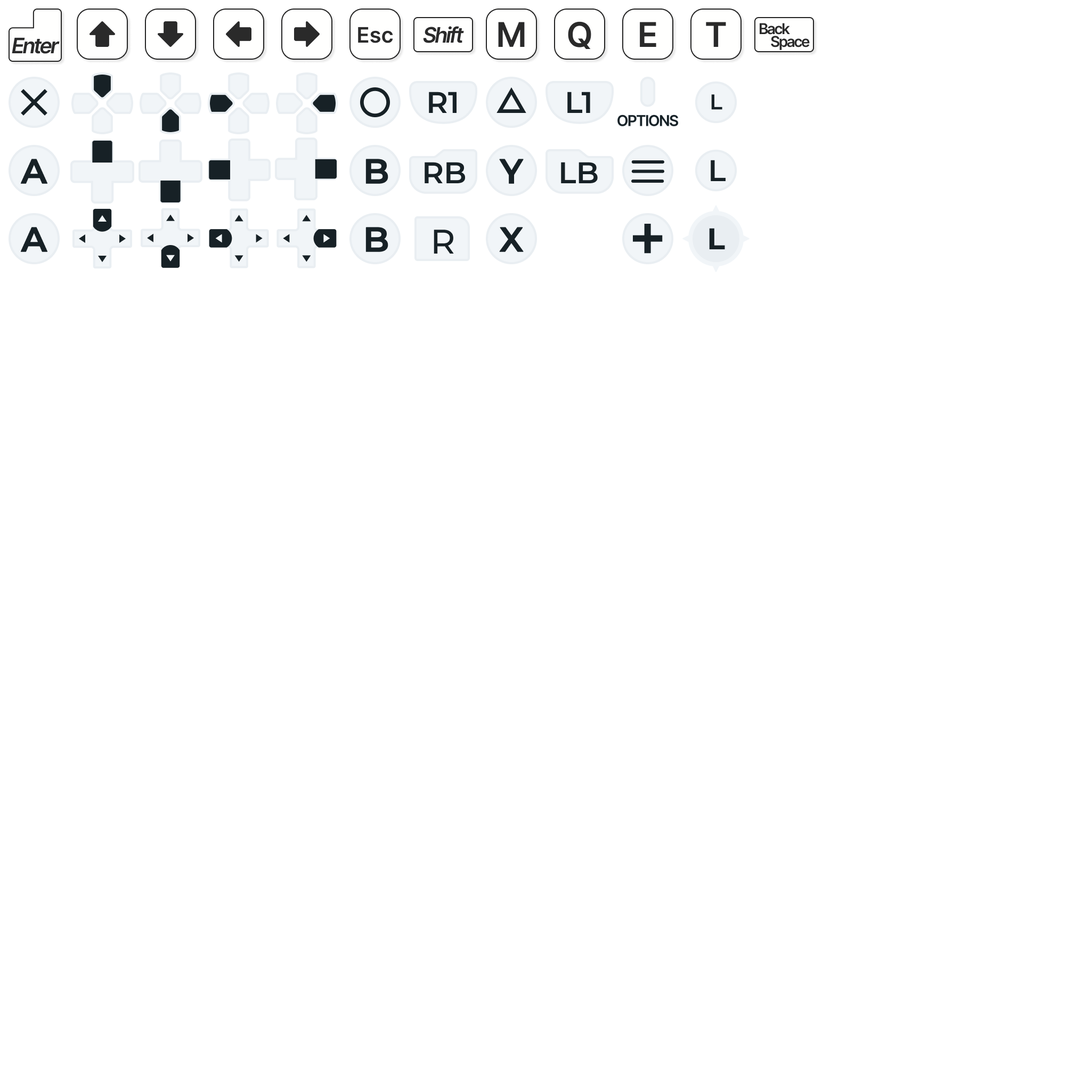
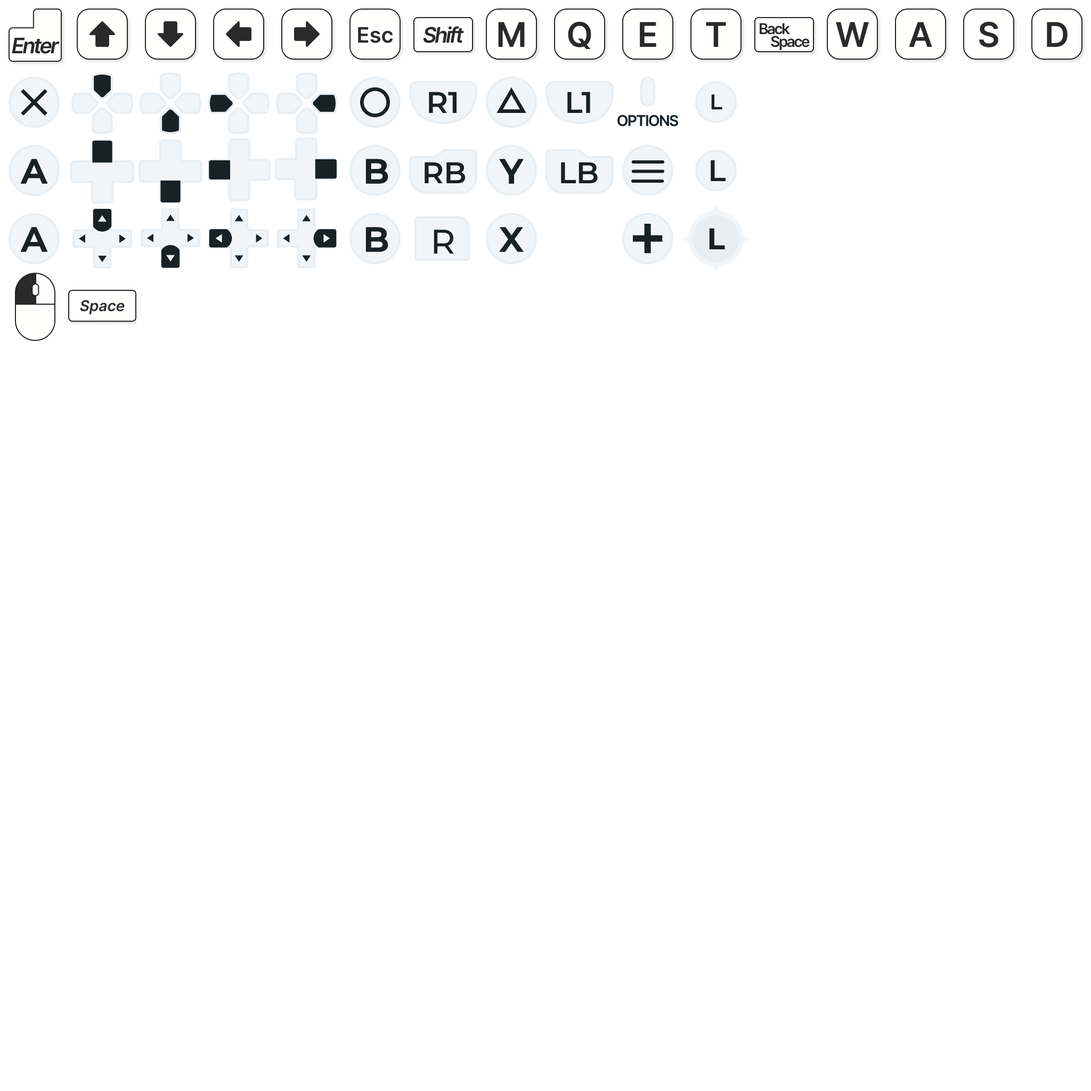
The second 1091px x 1091px image is a revision of the first. Changes to its layers:
added layer "T_Space_Key_White.png" above "T_Mouse_Left_Key_White.png" over [68, 289, 137, 326]
added layer "T_Mouse_Left_Key_White.png" above "T_D_Key_White.png" over [14, 272, 56, 342]
added layer "T_D_Key_White.png" above "T_S_Key_White.png" over [1031, 8, 1087, 63]
added layer "T_S_Key_White.png" above "T_A_Key_White.png" over [963, 8, 1018, 63]
added layer "T_A_Key_White.png" above "T_W_Key_White.png" over [895, 8, 950, 63]
added layer "T_W_Key_White.png" above "T_Up_Key_White.png" over [827, 8, 882, 63]
